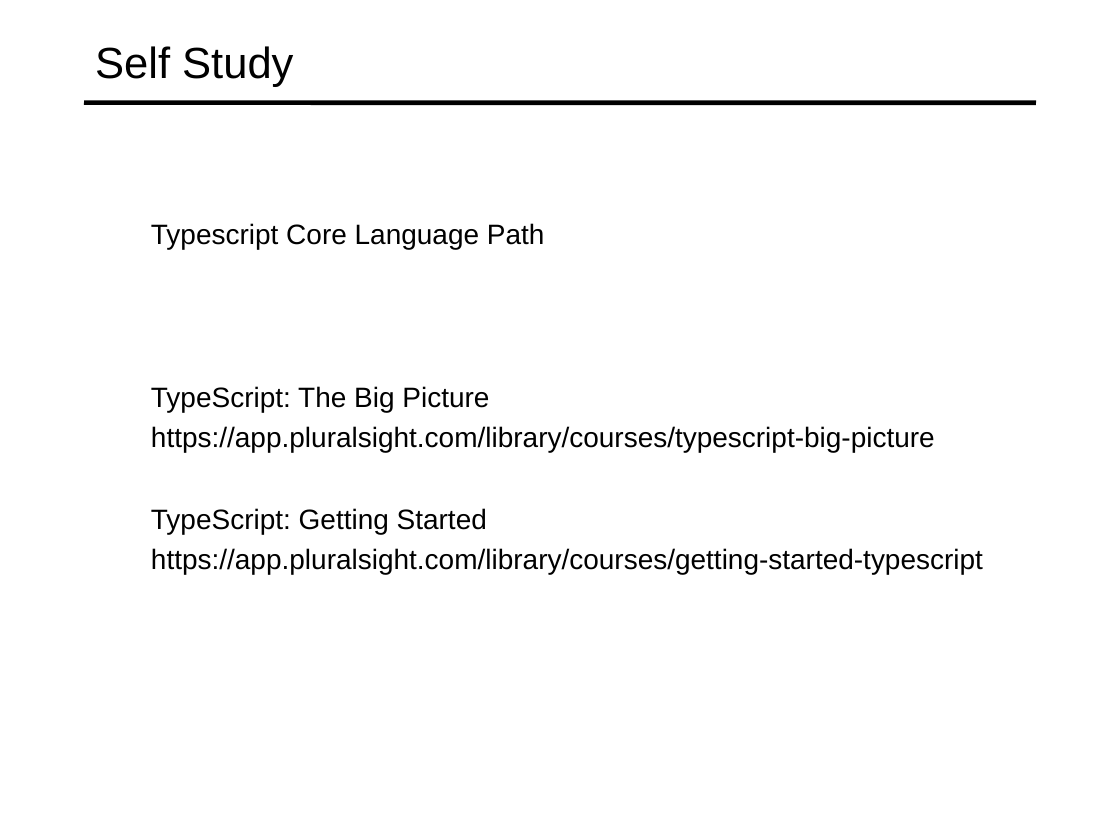
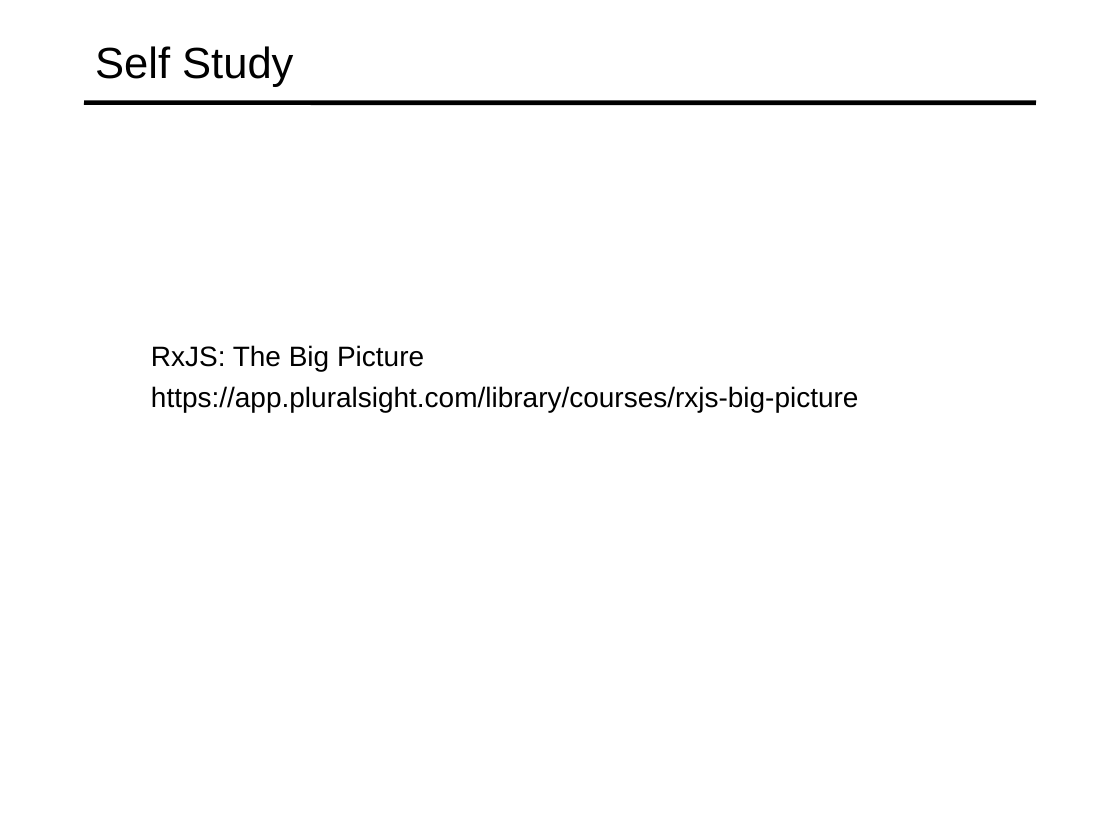
Before and after one commit to specter01wj/Jago_Link_Training, a slide deck: slide 12 of Angular/Angular12/RxJS Fundamental/1_Intro-to-RxJS/L1_Intro-to-RxJS.ppt (slide 11 before the commit). Drawn at 1120x840 pixels with LibreOffice and Linux fonts; fonts in the diff are those of the drawing. Boxes give left, top, right and bottom in pixels: in the first picture for what was removed or moved away, otherwise in the second. Text is boxed around its words. In the diff, an @@ line names an element or a change of style, - is before the commit and + after.

```diff
--- a/Angular/Angular12/RxJS Fundamental/1_Intro-to-RxJS/L1_Intro-to-RxJS.ppt
+++ b/Angular/Angular12/RxJS Fundamental/1_Intro-to-RxJS/L1_Intro-to-RxJS.ppt
@@ text at <box>151,345,859,412</box>: text changed @@
-  Typescript Core Language Path
-  TypeScript: The Big Picture
-  https://app.pluralsight.com/library/courses/typescript-big-picture
-  TypeScript: Getting Started
-  https://app.pluralsight.com/library/courses/getting-started-typescript
+  RxJS: The Big Picture
+  https://app.pluralsight.com/library/courses/rxjs-big-picture
```
Also in this commit, not shown: 3 other slides changed, 1 slide added, 1 other file.
